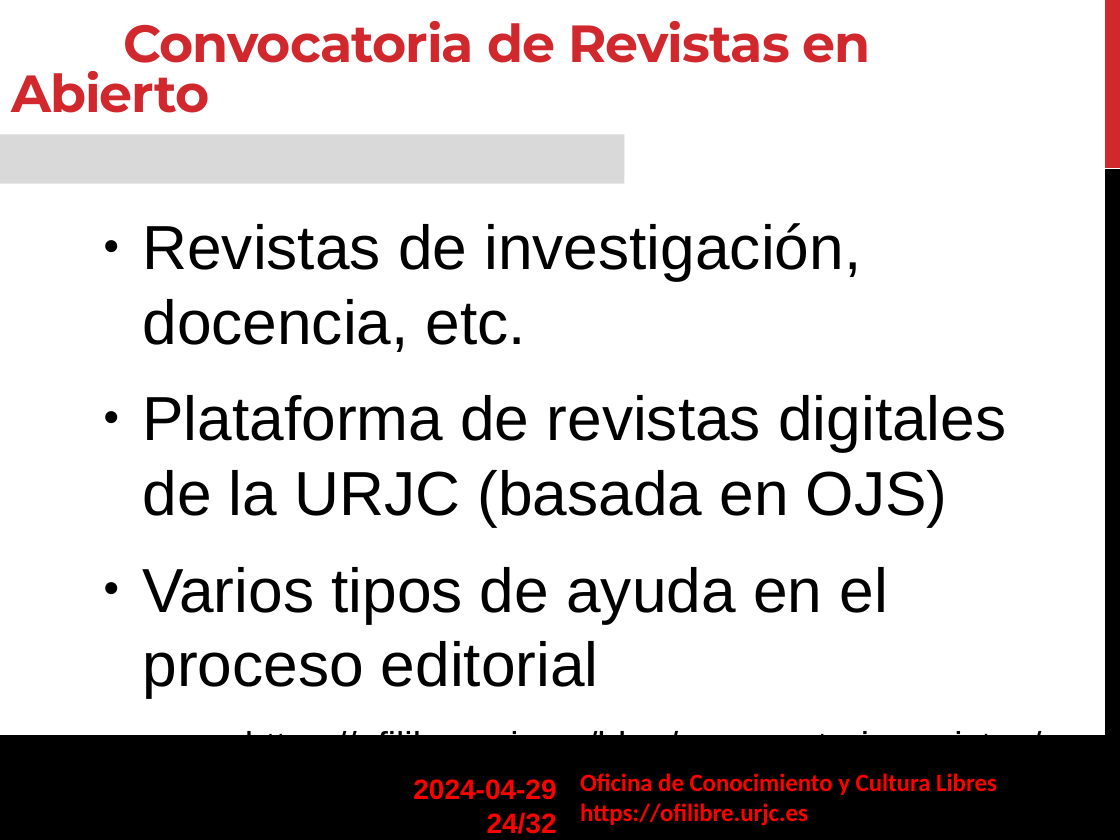
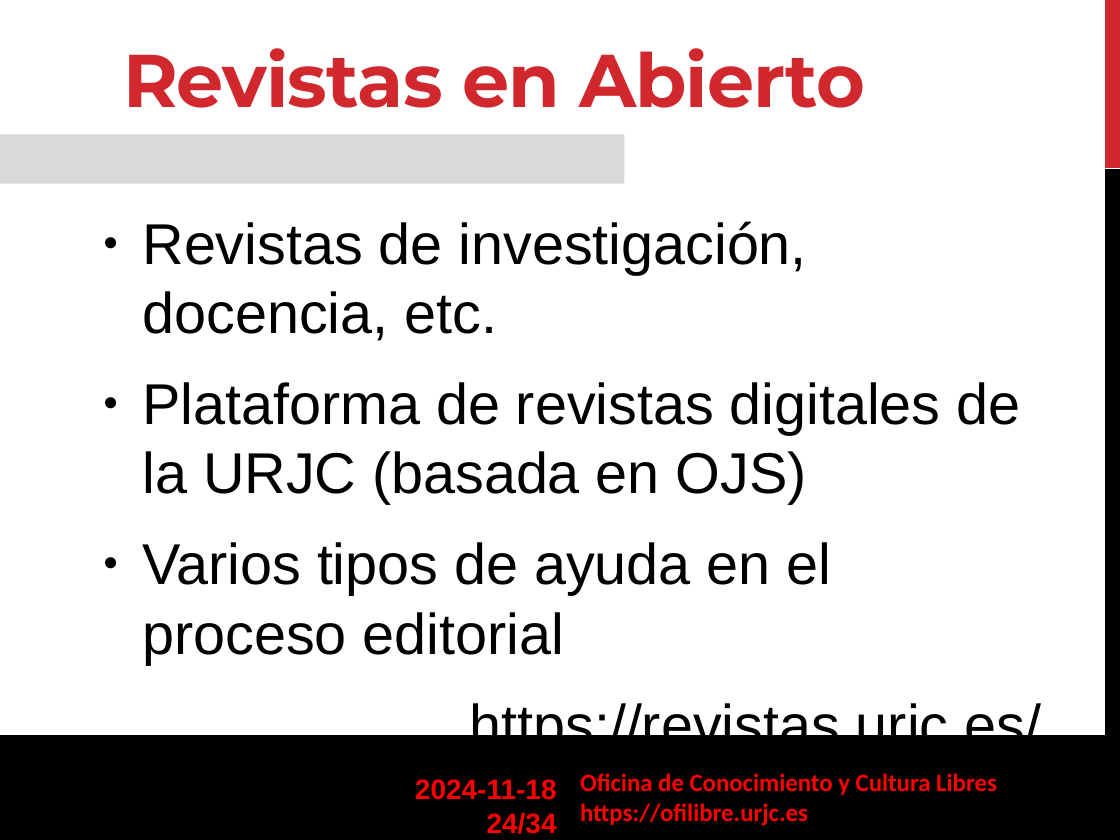
Before and after one commit to roberto-red/ofilibre, a slide deck: slide 24 of static/transpas/ofilibre/Ofilibre-presentacion.odp. Drawn at 1120x840 pixels with LibreOffice and Linux fonts; fonts in the diff are those of the drawing; background and template pictures are left out. Boxes give left, top, right and bottom in pixels: in the first picture for what was removed or moved away, otherwise in the second. Text is boxed around its words. In the diff, an @@ line names an element or a change of style, - is before the commit and + after.

```diff
--- a/static/transpas/ofilibre/Ofilibre-presentacion.odp
+++ b/static/transpas/ofilibre/Ofilibre-presentacion.odp
@@ text at box(123, 48, 865, 108): text changed; size 33.6 to 48 pt @@
-Convocatoria de Revistas en Abierto
+Revistas en Abierto
@@ text at box(143, 221, 1021, 664): size 40 to 37 pt in "Revistas de investigación, docencia, etc.", "Plataforma de revistas digitales de la URJC ...", "Varios tipos de ayuda en el proceso ..." @@
@@ text at box(470, 699, 1041, 755): text changed; size 24 to 37 pt @@
-https://ofilibre.urjc.es/blog/convocatoria-revistas/
+https://revistas.urjc.es/
@@ text at box(415, 779, 557, 834): text changed @@
-2024-04-29
-24/32
+2024-11-18
+24/34
```
Also in this commit, not shown: 5 other slides changed, 2 slides added, 1 other file.
